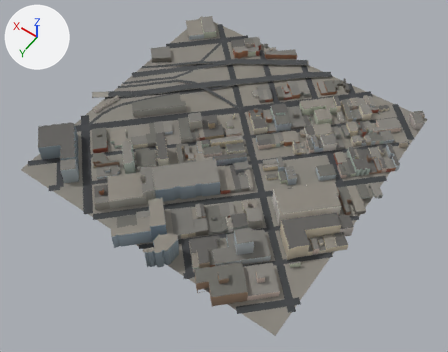
Before and after pictures for a commit that changed the glTF model public/tiles/sf/t-2_3.glb.
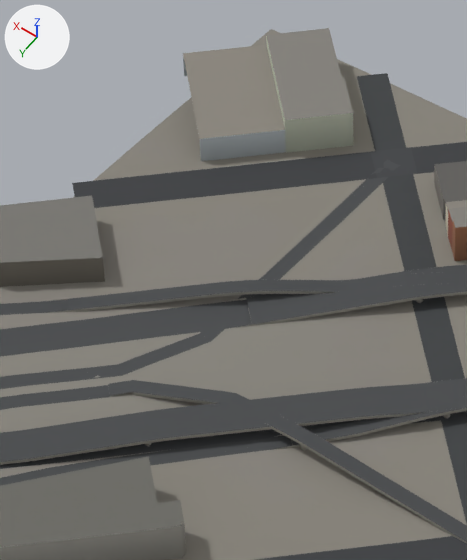
The first picture shows the older version from a 50 mm camera at (-1147.0, -1174.0, 810.0) aimed at (-771.0, -1700.0, -17.0). The close-ups show the older and then the newer version on the part from 34% to 53% of the width and 3% to 32% of the height of that picture. Only the edits that show in the close-ups are written down. Every picture has the same lights, and +X, +Y and +Z are marked at upper left. Where no turn or scale is listed for an object, it has been applied to the vertices.

Before the edit, the objects in view are built like this:
```python
me_buildings = bpy.data.meshes.new('buildings')
me_buildings.from_pydata(...)  # 5267 vertices, 7390 faces; spans x -263.0..272.0, y -264.0..272.0, z 1.0..50.0
me_buildings.materials.append(mat_building)
me_freeways = bpy.data.meshes.new('freeways')
me_freeways.from_pydata(...)  # 1212 vertices, 1559 faces; spans x -59.0..255.0, y -256.0..118.0, z 3.0..9.0
me_freeways.materials.append(mat_freeway)
me_structures = bpy.data.meshes.new('structures')
me_structures.from_pydata(...)  # 688 vertices, 860 faces; spans x -58.0..277.0, y -257.0..59.0, z 2.0..9.0
me_structures.materials.append(mat_structure)
ob_buildings = bpy.data.objects.new('buildings', me_buildings)
ob_buildings.location = (-750.0, -1750.0, 0.0)
ob_freeways = bpy.data.objects.new('freeways', me_freeways)
ob_freeways.location = (-750.0, -1750.0, 0.0)
ob_structures = bpy.data.objects.new('structures', me_structures)
ob_structures.location = (-750.0, -1750.0, 0.0)
# also in view: 'ground' at (-750.0, -1750.0, 4.0); 'roads' at (-749.0, -1750.0, 5.0)
```
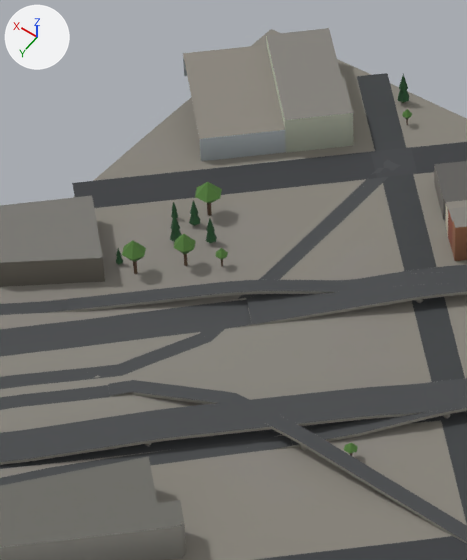
Diff of the bpy script that builds the scene:
```diff
--- a/public/tiles/sf/t-2_3.glb.py
+++ b/public/tiles/sf/t-2_3.glb.py
@@ mat_foliage @@
+mat_foliage = bpy.data.materials.new('foliage')
+mat_foliage.use_nodes = True; mat_foliage.node_tree.nodes.clear()
+_N = mat_foliage.node_tree.nodes; _L = mat_foliage.node_tree.links
+n0 = _N.new('ShaderNodeBsdfPrincipled'); n0.name = 'Principled BSDF'
+n0.inputs[2].default_value = 0.95  # 'Roughness'
+n1 = _N.new('ShaderNodeOutputMaterial'); n1.name = 'Material Output'
+n2 = _N.new('ShaderNodeVertexColor'); n2.name = 'Color Attribute'
+_L.new(n0.outputs[0], n1.inputs[0])  # 'BSDF' to 'Surface'
+_L.new(n2.outputs[0], n0.inputs[0])  # 'Color' to 'Base Color'
@@ ob_foliage_conifer_026 @@
+ob_foliage_conifer_026 = bpy.data.objects.new('foliage-conifer.026', me_foliage_conifer)  # 22 vertices, 20 faces; spans x -0.5..0.5, y -0.43..0.43, z -0.02..1.0
+ob_foliage_conifer_026.parent = ob_foliage_conifer
+ob_foliage_conifer_026.location = (185.5, -243.8, 3.25)
+ob_foliage_conifer_026.scale = (4.75, 4.75, 13.5)
@@ ob_foliage_conifer @@
+ob_foliage_conifer = bpy.data.objects.new('foliage-conifer', None)
+ob_foliage_conifer.location = (-750.0, -1750.0, 0.0)
@@ ob_foliage_conifer_024 @@
+ob_foliage_conifer_024 = bpy.data.objects.new('foliage-conifer.024', me_foliage_conifer)  # 22 vertices, 20 faces; spans x -0.5..0.5, y -0.43..0.43, z -0.02..1.0
+ob_foliage_conifer_024.parent = ob_foliage_conifer
+ob_foliage_conifer_024.location = (214.0, -145.2, 3.516)
+ob_foliage_conifer_024.scale = (2.75, 2.75, 7.75)
@@ ob_foliage_conifer_023 @@
+ob_foliage_conifer_023 = bpy.data.objects.new('foliage-conifer.023', me_foliage_conifer)  # 22 vertices, 20 faces; spans x -0.5..0.5, y -0.43..0.43, z -0.02..1.0
+ob_foliage_conifer_023.parent = ob_foliage_conifer
+ob_foliage_conifer_023.location = (206.0, -146.5, 3.547)
+ob_foliage_conifer_023.scale = (4.25, 4.25, 11.5)
@@ ob_foliage_conifer_022 @@
+ob_foliage_conifer_022 = bpy.data.objects.new('foliage-conifer.022', me_foliage_conifer)  # 22 vertices, 20 faces; spans x -0.5..0.5, y -0.43..0.43, z -0.02..1.0
+ob_foliage_conifer_022.parent = ob_foliage_conifer
+ob_foliage_conifer_022.location = (195.5, -142.2, 3.766)
+ob_foliage_conifer_022.scale = (4.25, 4.25, 11.8)
@@ ob_foliage_conifer_021 @@
+ob_foliage_conifer_021 = bpy.data.objects.new('foliage-conifer.021', me_foliage_conifer)  # 22 vertices, 20 faces; spans x -0.5..0.5, y -0.43..0.43, z -0.02..1.0
+ob_foliage_conifer_021.parent = ob_foliage_conifer
+ob_foliage_conifer_021.location = (205.8, -135.5, 3.859)
+ob_foliage_conifer_021.scale = (4.75, 4.75, 13.0)
@@ ob_foliage_conifer_020 @@
+ob_foliage_conifer_020 = bpy.data.objects.new('foliage-conifer.020', me_foliage_conifer)  # 22 vertices, 20 faces; spans x -0.5..0.5, y -0.43..0.43, z -0.02..1.0
+ob_foliage_conifer_020.parent = ob_foliage_conifer
+ob_foliage_conifer_020.location = (214.8, -115.0, 3.766)
+ob_foliage_conifer_020.scale = (2.75, 2.75, 7.75)
@@ ob_foliage_broadleaf_039 @@
+ob_foliage_broadleaf_039 = bpy.data.objects.new('foliage-broadleaf.039', me_foliage_broadleaf)  # 16 vertices, 20 faces; spans x -0.5..0.5, y -0.43..0.43, z -0.02..1.0
+ob_foliage_broadleaf_039.parent = ob_foliage_broadleaf
+ob_foliage_broadleaf_039.location = (177.2, -234.5, 3.25)
+ob_foliage_broadleaf_039.scale = (3.75, 3.75, 7.25)
@@ ob_foliage_broadleaf @@
+ob_foliage_broadleaf = bpy.data.objects.new('foliage-broadleaf', None)
+ob_foliage_broadleaf.location = (-750.0, -1750.0, 0.0)
@@ ob_foliage_broadleaf_036 @@
+ob_foliage_broadleaf_036 = bpy.data.objects.new('foliage-broadleaf.036', me_foliage_broadleaf)  # 16 vertices, 20 faces; spans x -0.5..0.5, y -0.43..0.43, z -0.02..1.0
+ob_foliage_broadleaf_036.parent = ob_foliage_broadleaf
+ob_foliage_broadleaf_036.location = (205.2, -154.0, 3.453)
+ob_foliage_broadleaf_036.scale = (10.2, 10.2, 15.0)
@@ ob_foliage_broadleaf_033 @@
+ob_foliage_broadleaf_033 = bpy.data.objects.new('foliage-broadleaf.033', me_foliage_broadleaf)  # 16 vertices, 20 faces; spans x -0.5..0.5, y -0.43..0.43, z -0.02..1.0
+ob_foliage_broadleaf_033.parent = ob_foliage_broadleaf
+ob_foliage_broadleaf_033.location = (185.0, -134.8, 3.891)
+ob_foliage_broadleaf_033.scale = (4.75, 4.75, 8.5)
@@ ob_foliage_broadleaf_031 @@
+ob_foliage_broadleaf_031 = bpy.data.objects.new('foliage-broadleaf.031', me_foliage_broadleaf)  # 16 vertices, 20 faces; spans x -0.5..0.5, y -0.43..0.43, z -0.02..1.0
+ob_foliage_broadleaf_031.parent = ob_foliage_broadleaf
+ob_foliage_broadleaf_031.location = (195.5, -127.8, 3.922)
+ob_foliage_broadleaf_031.scale = (8.25, 8.25, 14.5)
@@ ob_foliage_broadleaf_029 @@
+ob_foliage_broadleaf_029 = bpy.data.objects.new('foliage-broadleaf.029', me_foliage_broadleaf)  # 16 vertices, 20 faces; spans x -0.5..0.5, y -0.43..0.43, z -0.02..1.0
+ob_foliage_broadleaf_029.parent = ob_foliage_broadleaf
+ob_foliage_broadleaf_029.location = (207.2, -114.5, 3.875)
+ob_foliage_broadleaf_029.scale = (9.0, 9.0, 15.0)
@@ ob_foliage_broadleaf_028 @@
+ob_foliage_broadleaf_028 = bpy.data.objects.new('foliage-broadleaf.028', me_foliage_broadleaf)  # 16 vertices, 20 faces; spans x -0.5..0.5, y -0.43..0.43, z -0.02..1.0
+ob_foliage_broadleaf_028.parent = ob_foliage_broadleaf
+ob_foliage_broadleaf_028.location = (93.5, -84.75, 3.359)
+ob_foliage_broadleaf_028.scale = (5.0, 5.0, 7.25)
```

What differs and where, as boxes (x1, y1, x2, y2) in the close-ups (467 x 560 px):
'foliage-broadleaf.036', added (green)
    after: (195, 182, 222, 216)
'foliage-broadleaf.029', added
    after: (122, 240, 146, 274)
'foliage-broadleaf.031', added
    after: (174, 234, 196, 266)
'foliage-conifer.026', added
    after: (398, 73, 409, 103)
'foliage-conifer.021', added
    after: (170, 214, 182, 242)
'foliage-conifer.022', added
    after: (206, 219, 217, 243)
'foliage-conifer.023', added
    after: (189, 200, 200, 226)
'foliage-broadleaf.033', added
    after: (215, 248, 228, 267)
'foliage-broadleaf.028', added
    after: (344, 443, 358, 456)
'foliage-broadleaf.039', added
    after: (402, 109, 412, 125)
'foliage-conifer.020', added
    after: (116, 248, 123, 264)
'foliage-conifer.024', added
    after: (171, 202, 178, 218)
